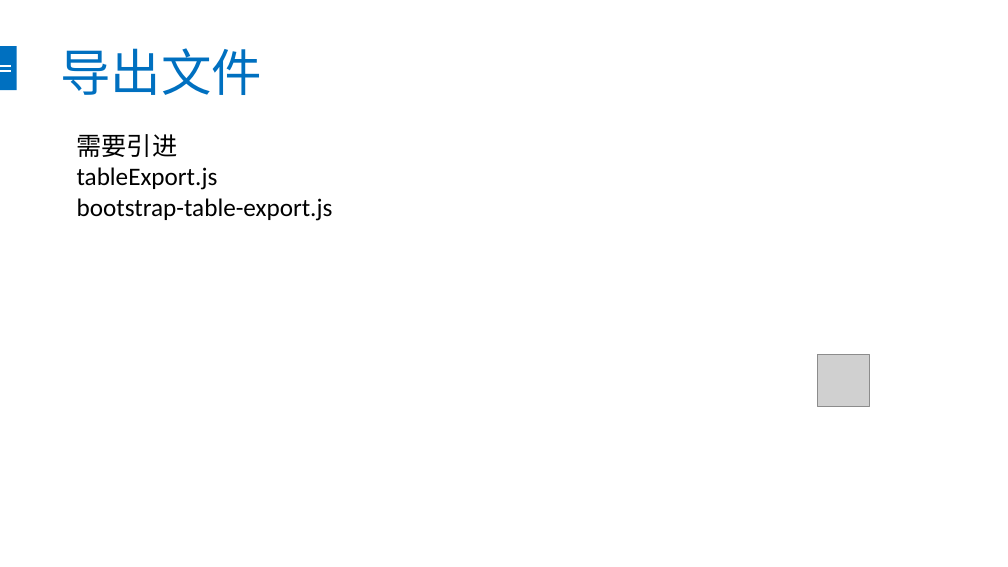
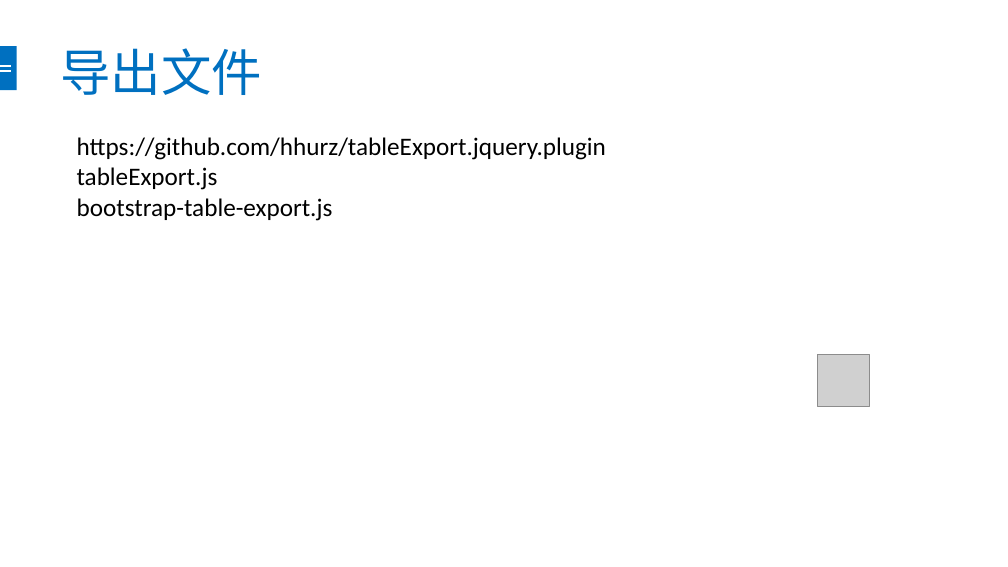
Before and after one commit to chendingguo/workspace, a slide deck: slide 12 of springboot-mybatis-master/bootstrap-table.pptx. Drawn at 1008x567 pixels with LibreOffice and Linux fonts; fonts in the diff are those of the drawing; grey boxes stand for pictures. Boxes give left, top, right and bottom in pixels: in the first picture for what was removed or moved away, otherwise in the second. Text is boxed around its words. In the diff, an @@ line names an element or a change of style, - is before the commit and + after.

Commit message:
修改文件

```diff
--- a/springboot-mybatis-master/bootstrap-table.pptx
+++ b/springboot-mybatis-master/bootstrap-table.pptx
@@ text at bbox=[77, 137, 606, 160]: text changed @@
-需要引进
+https://github.com/hhurz/tableExport.jquery.plugin
```
Also in this commit, not shown: 3 slides added, 47 other files.
